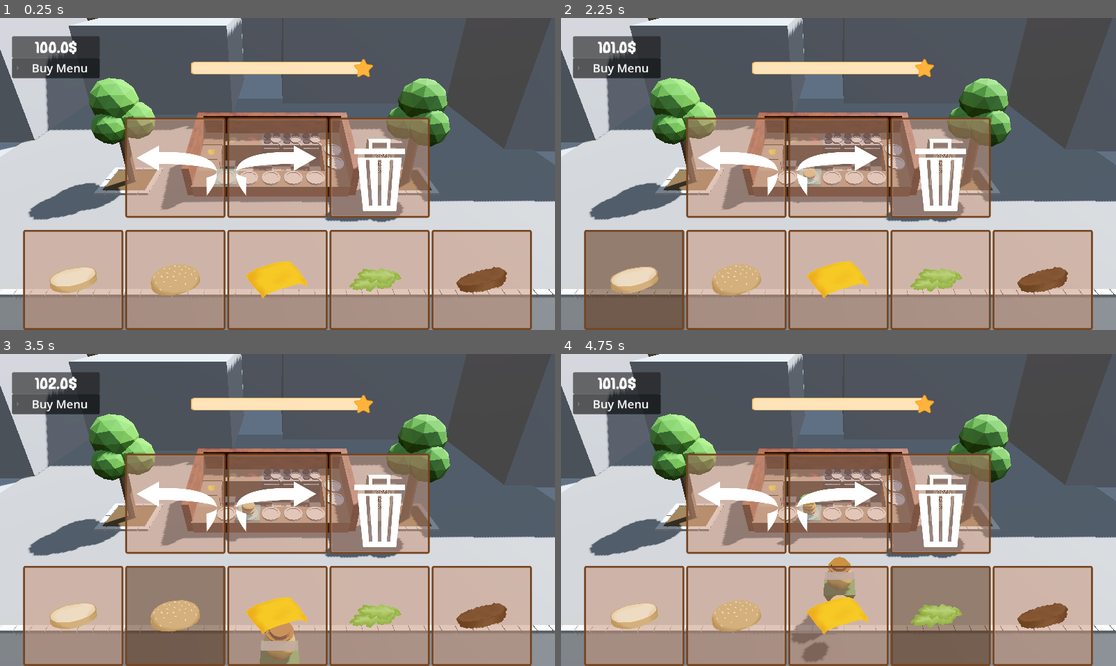
Above: before the commit, frames 1-4 (two rows, left to right).
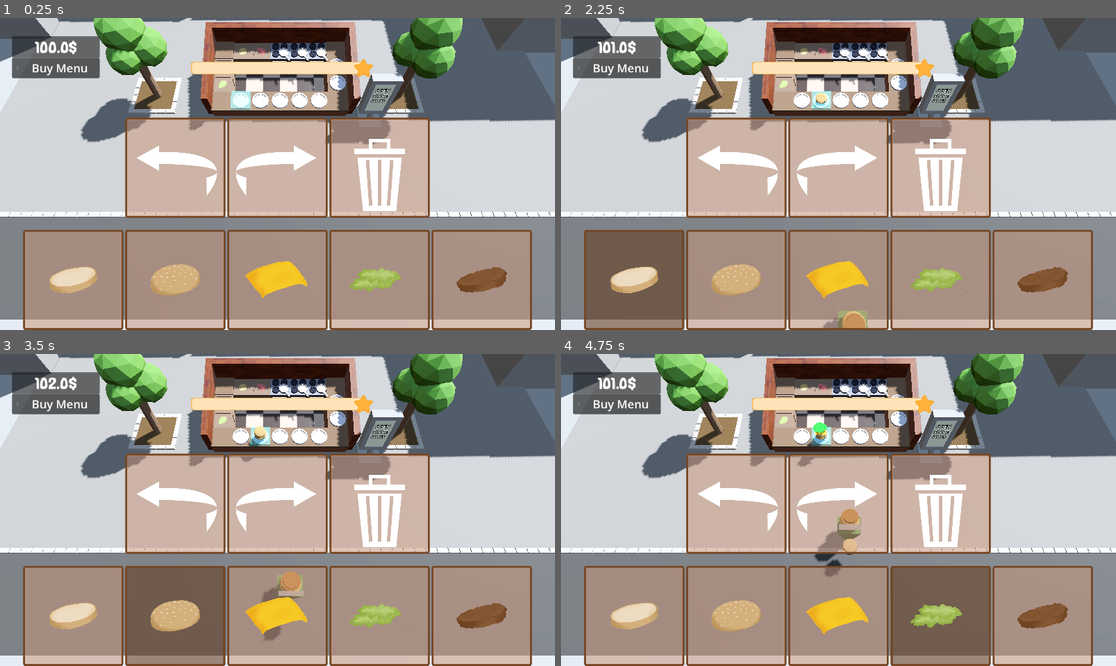
Above: after the commit, the same moments.

Repository: thewasmans/2026-game-jam-burger-truck
Game: Godot game, scene res://scenes/main.tscn
The game is run twice, just before and just after one commit, with the same random seed, the same clock (stepped at 60 frames per second) and the same inputs.
Inputs (mouse positions are in pixels of both pictures, inside the frame that each line leads up to):
- Up to frame 1 (0.25 s): no input
- Up to frame 2 (2.25 s): click (738, 167) at 0.5 s; click (838, 167) at 1.25 s; click (633, 280) at 2.02 s
- Up to frame 3 (3.5 s): click (177, 616) at 2.77 s
- Up to frame 4 (4.75 s): click (838, 616) at 3.52 s; click (938, 616) at 4.27 s

The runs differ from the first frame. In frame 1, 67% of the frame differs, in the area x 0-100%, y 0-100%; in frame 2, 67%; in frame 3, 68%; in frame 4, 68%.

Commit message:
change camera position

Diff:
--- a/scenes/main.tscn
+++ b/scenes/main.tscn
@@ -89,8 +89,8 @@
 [node name="Global" type="Node" parent="." unique_id=1804165768]
 
 [node name="Camera3D" type="Camera3D" parent="Global" unique_id=1998703230]
-transform = Transform3D(-1, 4.371139e-08, -7.5710346e-08, 0, 0.8660254, 0.5, 8.742278e-08, 0.5, -0.8660254, 0, 8.985, -8.699)
-fov = 48.3
+transform = Transform3D(-1, -7.864184e-08, 3.8186425e-08, 0, 0.4368018, 0.89955777, -8.742278e-08, 0.89955777, -0.4368018, 0.42, 11.8, -4.64)
+fov = 60.0
 
 [node name="Level" type="Node" parent="." unique_id=751625337]
 
Not shown: 2 places in scenes/main.tscn that only renumber resources
